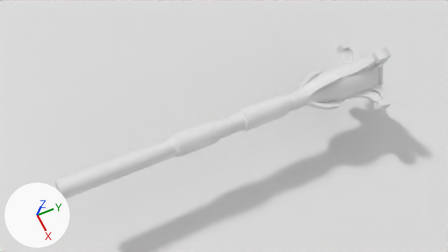
The Blender file weapons/magic_mace/magic_mace.blend as it was, and as the next commit left it.
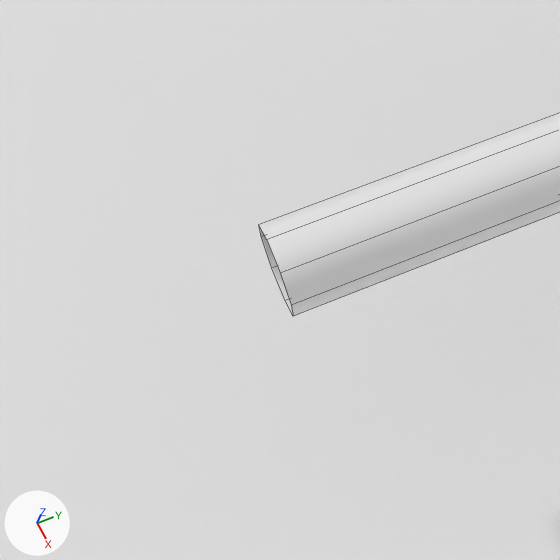
The first picture shows the older version from the file's camera 'Camera'. The close-ups show both versions on the part from 0% to 26% of the width and 53% to 100% of the height of that picture; other places that the commit changed are outside them. Arrows for +X, +Y and +Z are at lower left; the lights stay in place. The close-ups show mesh edges as thin lines. Materials are left out; every surface is plain grey.

The first close-up shows 'Cylinder', 'ShadowPlane'.
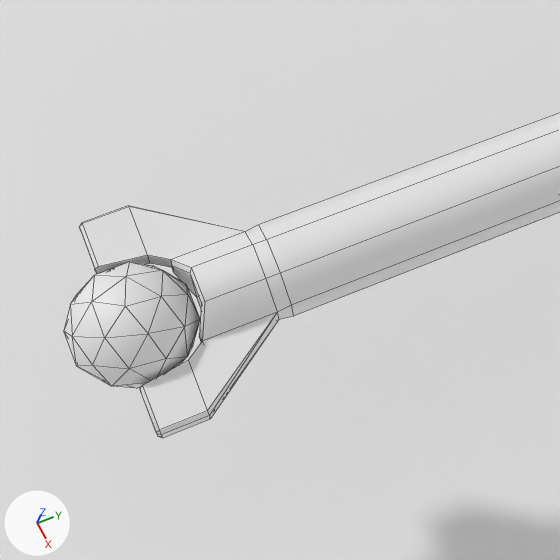
What differs and where, as boxes (x1, y1, x2, y2) in the close-ups (560 x 560 px):
'Cylinder', reshaped: before (259, 113, 560, 316); after (64, 113, 560, 438)
part 1 of me_cylinder, added: after (64, 262, 200, 388)
part 2 of me_cylinder, added: after (79, 206, 293, 438)

The edits, one by one:
me_cylinder is used by ob_cylinder; parent ob_empty; location (0.0, 0.0, 0.0).
me_cylinder had 552 vertices, 604 faces and spanned x -0.71..0.71, y -2.88..2.96, z -0.71..0.71.
me_cylinder now has 842 vertices, 982 faces and spans x -0.71..0.71, y -3.46..3.5, z -0.71..0.71.
me_cylinder part 1: a new loose piece, an icosphere of 80 faces spanning x -0.18..0.18, y -3.46..-3.12, z -0.18..0.18.
me_cylinder part 2: 56 vertices added at x -0.33..0.33, y -3.33..-2.92, z -0.13..0.13.
